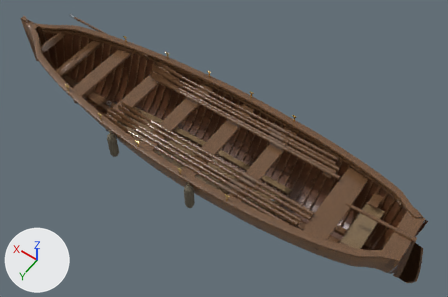
The Blender file boats/blend/boat_b_rowing_cutter.blend: old version first, new version second.
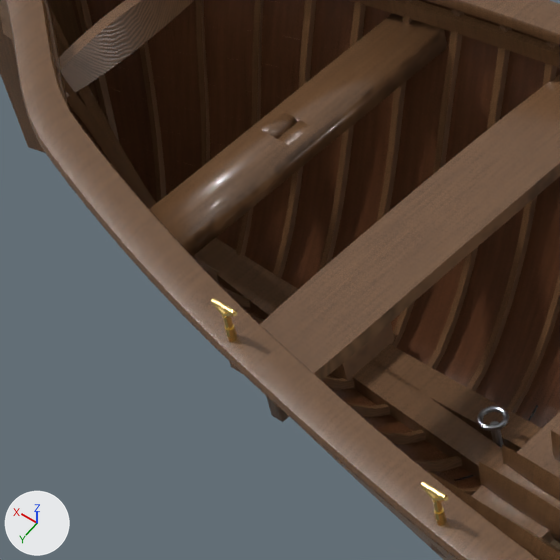
The first picture shows the older version from a camera (50 mm lens) standing at (-4.18, 4.99, 8.25) and looking at (-0.52, -0.15, 0.18). The close-ups show the older and then the newer version on the part from 7% to 27% of the width and 13% to 42% of the height of that picture. Only the edits that show in the close-ups are written down. The axes (+X, +Y, +Z) are drawn at lower left. The lights are the same throughout.

In view in the first close-up: 'Fittings', 'Frames', 'Keel_Stem_Sternpost', 'Keelson_Gunwale', 'Mast_Clamp', 'Oar_P3', 'Oar_P4', 'Oar_P5', 'Planking_Clinker', 'Rowlocks', 'Structure_Details', 'Thwarts_Benches' and 3 more.
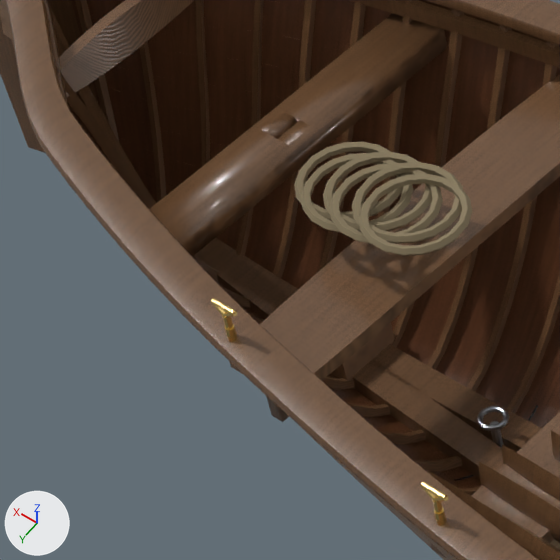
Location of each change, (x1, y1, x2, y2) in pixels of the close-ups (560 x 560 px):
'Fittings', reshaped: before (477, 406, 509, 448); after (294, 141, 509, 448)
part 1 of me_fittings, added (brown): after (294, 141, 403, 220)
part 2 of me_fittings, added (brown): after (301, 153, 413, 233)
part 3 of me_fittings, added (brown): after (323, 152, 432, 231)
part 4 of me_fittings, added (brown): after (329, 163, 443, 244)
part 5 of me_fittings, added (brown): after (352, 162, 463, 244)
part 6 of me_fittings, added (brown): after (358, 174, 472, 256)

The change, as a diff of the scene's bpy script:
```diff
--- a/boats/blend/boat_b_rowing_cutter.blend.py
+++ b/boats/blend/boat_b_rowing_cutter.blend.py
@@ me_fittings @@
 # used by ob_fittings; location = (0.0, 0.0, 0.0)
-me_fittings.from_pydata(...)  # 1286 vertices, 1166 faces; spans x -3.68..3.62, y -0.74..1.09, z -0.3..0.74
+me_fittings.from_pydata(...)  # 1996 vertices, 1808 faces; spans x -3.68..3.62, y -0.74..1.09, z -0.3..0.79
+# me_fittings part 1: a new loose piece of 90 vertices spanning x 2.05..2.35, y -0.05..0.25, z 0.7..0.73, in mat_rope (brown #85775b)
+# me_fittings part 2: a new loose piece of 90 vertices spanning x 2.0..2.29, y -0.02..0.28, z 0.71..0.74, in mat_rope (brown #85775b)
+# me_fittings part 3: a new loose piece of 90 vertices spanning x 1.94..2.24, y -0.05..0.25, z 0.73..0.75, in mat_rope (brown #85775b)
+# me_fittings part 4: a new loose piece of 90 vertices spanning x 1.89..2.18, y -0.02..0.28, z 0.74..0.76, in mat_rope (brown #85775b)
+# me_fittings part 5: a new loose piece of 90 vertices spanning x 1.83..2.13, y -0.05..0.25, z 0.75..0.78, in mat_rope (brown #85775b)
+# me_fittings part 6: a new loose piece of 90 vertices spanning x 1.78..2.07, y -0.02..0.28, z 0.76..0.79, in mat_rope (brown #85775b)
+# other edits to the shape of me_fittings do not show in these pictures
 me_fittings.materials.append(mat_oak_timber)
@@ me_fittings @@
 me_fittings.materials.append(mat_canvas)
+me_fittings.materials.append(mat_brass)  # yellow #e2c47c
```
